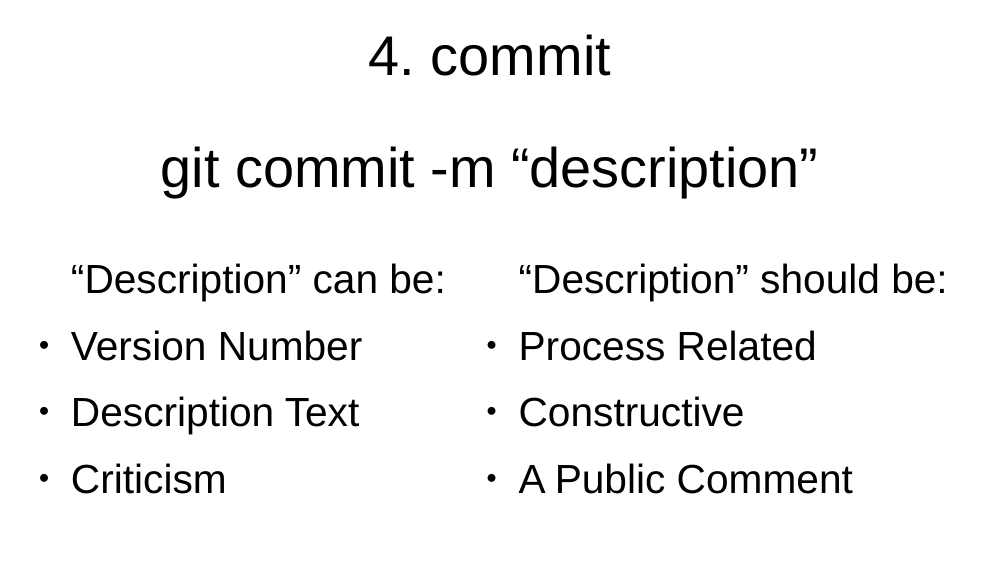
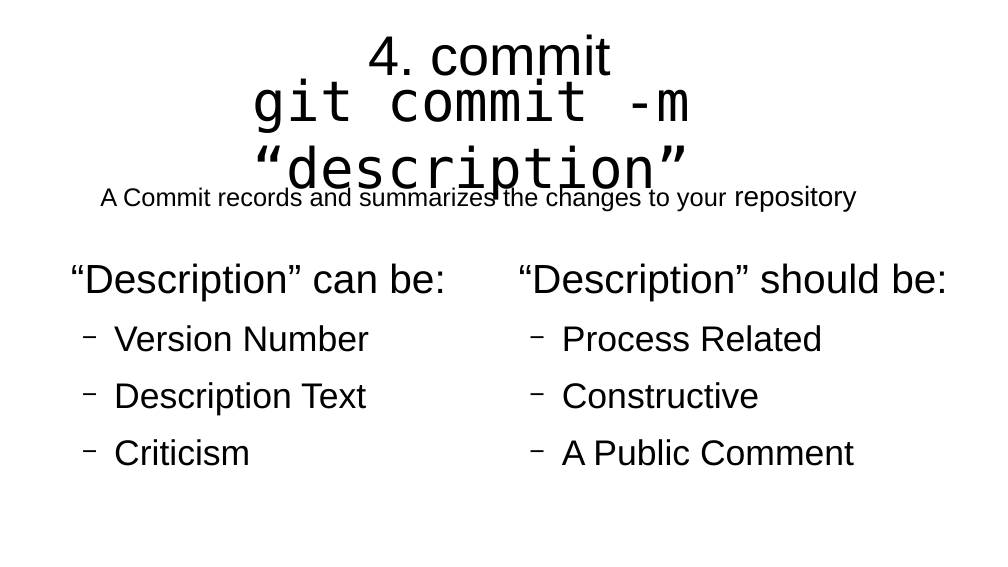
Before and after one commit to flintiii/TenStatementGit, a slide deck: slide 21 of vm_workshop_presentation.odp. Drawn at 1008x567 pixels with LibreOffice and Linux fonts; fonts in the diff are those of the drawing. Boxes give left, top, right and bottom in pixels: in the first picture for what was removed or moved away, otherwise in the second. Text is boxed around its words. In the diff, an @@ line names an element or a change of style, - is before the commit and + after.

```diff
--- a/vm_workshop_presentation.odp
+++ b/vm_workshop_presentation.odp
@@ title "git commit -m “description”": place and size @@
-title "git commit -m “description”" at (161, 146, 818, 197)
+title "git commit -m “description”" at (253, 75, 690, 199)
@@ title "git commit -m “description”" at (253, 75, 690, 199): font Arial to DejaVu Sans Mono @@
@@ text added at (100, 185, 856, 211), 20 pt, text #000000 @@
+A Commit records and summarizes the changes to your repository
@@ text at (114, 325, 369, 466): size 32 to 28 pt in "Version Number", "Description Text", "Criticism"; bullet ● to −; list level 1 to 2 in "Version Number"; list level 1 to 2 in "Description Text"; list level 1 to 2 in "Criticism" @@
@@ text at (562, 325, 854, 466): size 32 to 28 pt in "Process Related", "Constructive", "A Public Comment"; bullet ● to −; list level 1 to 2 in "Process Related"; list level 1 to 2 in "Constructive"; list level 1 to 2 in "A Public Comment" @@
```
Also in this commit, not shown: 24 other slides changed, 2 slides added, 1 slide removed.
